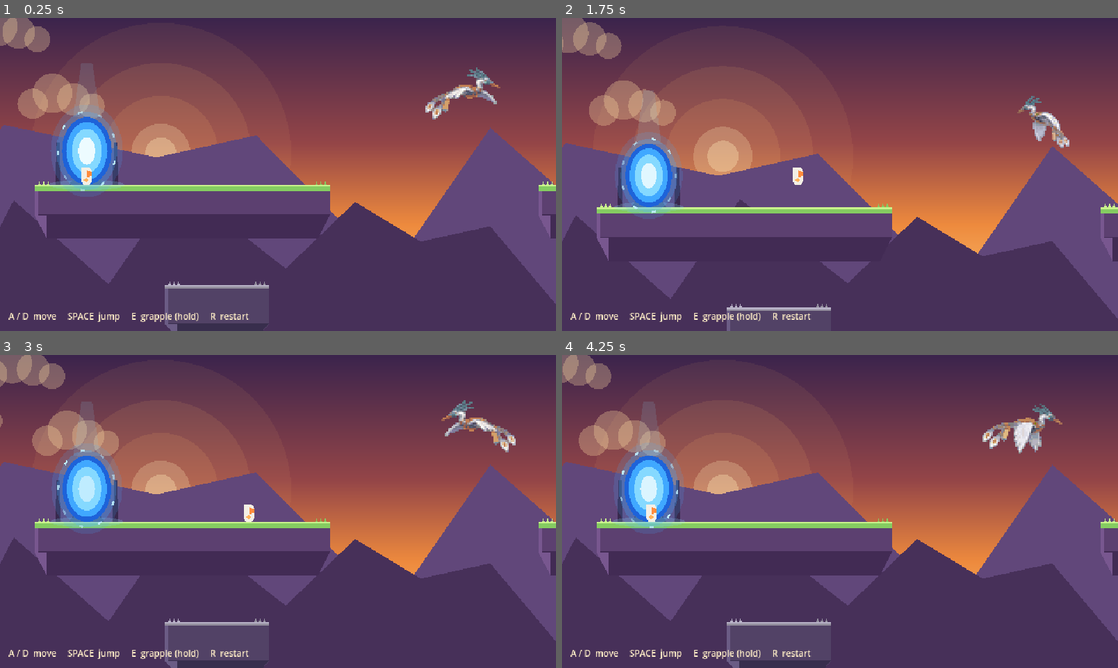
Above: before the commit, frames 1-4 (two rows, left to right).
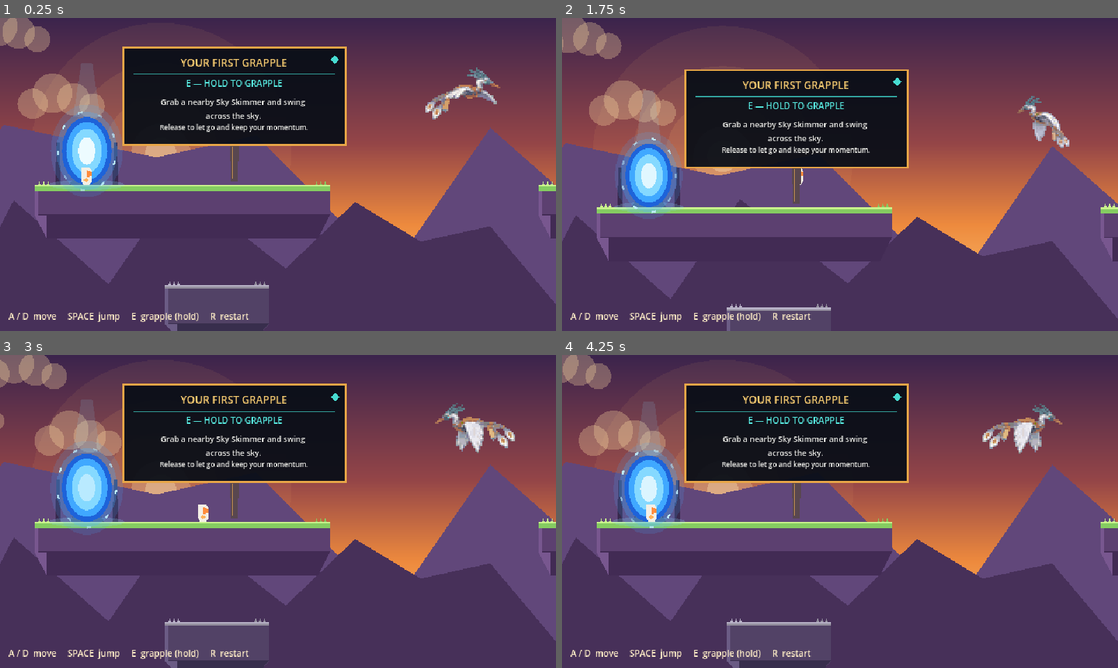
Above: after the commit, the same moments.

Repository: sebastiannovia/EclipseGameSebastian
Game: Godot game, scene res://scenes/Main.tscn
Same seed, same stepped clock (60 frames per second), same inputs: the game is played once before the commit and once after it.
Inputs (mouse positions are in pixels of both pictures, inside the frame that each line leads up to):
- Up to frame 1 (0.25 s): no input
- Up to frame 2 (1.75 s): tap Enter (tutorial_confirm, bound only before the commit) at 0.5, 0.8, 1.35 s; move the mouse to (962, 158) at 0.52 s; hold D (move_right) from 0.53 s (still down); tap E (grapple) at 0.6, 1.55 s; click (962, 158) at 0.67 s; tap Space (jump) at 0.77, 1.07, 1.52 s; move the mouse to (728, 190) at 1.27 s
- Up to frame 3 (3 s): tap Space (jump) at 1.82 s; move the mouse to (333, 442) at 2.02 s; release D (move_right) at 2.03 s; hold A (move_left) 2.03-2.78 s; tap E (grapple) at 2.1 s; tap Enter (tutorial_confirm, bound only before the commit) at 2.3, 2.85 s; move the mouse to (250, 574) at 2.77 s; hold D (move_right) from 2.78 s (still down); click (250, 574) at 2.92 s
- Up to frame 4 (4.25 s): keep holding D (move_right); tap Space (jump) at 3.02, 3.32, 3.77, 4.07 s; tap E (grapple) at 3.05, 3.6 s; move the mouse to (1006, 558) at 3.52 s; tap Enter (tutorial_confirm, bound only before the commit) at 3.8 s; tap R (restart) at 4.15 s

The runs differ from the first frame. In frame 1, 13% of the frame differs, in the area x 22-63%, y 9-53%; in frame 2, 13%; in frame 3, 15%, in the area x 0-93%, y 0-56%; in frame 4, 13%.

Commit message:
Replace grapple tutorial with world sign

Diff:
--- a/project.godot
+++ b/project.godot
@@ -54,12 +54,6 @@
 , Object(InputEventJoypadMotion,"resource_local_to_scene":false,"resource_name":"","device":-1,"axis":5,"axis_value":1.0)
 ]
 }
-tutorial_confirm={
-"deadzone": 0.5,
-"events": [Object(InputEventKey,"resource_local_to_scene":false,"resource_name":"","device":16,"window_id":0,"alt_pressed":false,"shift_pressed":false,"ctrl_pressed":false,"meta_pressed":false,"pressed":false,"keycode":0,"physical_keycode":4194309,"key_label":0,"unicode":0,"location":0,"echo":false,"script":null)
-, Object(InputEventJoypadButton,"resource_local_to_scene":false,"resource_name":"","device":-1,"button_index":0,"pressure":0.0,"pressed":false)
-]
-}
 restart={
 "deadzone": 0.5,
 "events": [Object(InputEventKey,"resource_local_to_scene":false,"resource_name":"","device":16,"window_id":0,"alt_press …(190 unchanged characters)…
--- a/scenes/levels/Level_01.tscn
+++ b/scenes/levels/Level_01.tscn
@@ -73,21 +73,6 @@
 
 [sub_resource type="RectangleShape2D" id="RectDeathPlane"]
 size = Vector2(5800, 24)
-
-[sub_resource type="RectangleShape2D" id="RectTutorialTrigger"]
-size = Vector2(180, 100)
-
-[sub_resource type="StyleBoxFlat" id="TutorialPanelStyle"]
-bg_color = Color(0.055, 0.075, 0.12, 0.98)
-border_width_left = 2
-border_width_top = 2
-border_width_right = 2
-border_width_bottom = 2
-border_color = Color(0.93, 0.68, 0.29, 1)
-corner_radius_top_left = 5
-corner_radius_top_right = 5
-corner_radius_bottom_right = 5
-corner_radius_bottom_left = 5
 
 [node name="Level_01" type="Node2D" unique_id=485609847]
 script = ExtResource("1_level")
@@ -466,90 +451,52 @@
 [node name="CollisionShape2D" type="CollisionShape2D" parent="DeathPlane" unique_id=503849668]
 shape = SubResource("RectDeathPlane")
 
-[node name="GrappleTutorialTrigger" type="Area2D" parent="." unique_id=124649406]
-position = Vector2(407, -28)
-collision_layer = 0
-
-[node name="CollisionShape2D" type="CollisionShape2D" parent="GrappleTutorialTrigger" unique_id=1721320473]
-position = Vector2(1, 0)
-shape = SubResource("RectTutorialTrigger")
-
-[node name="GrappleTutorialUI" type="CanvasLayer" parent="." unique_id=1522988834]
-process_mode = 2
-layer = 20
-visible = false
+[node name="GrappleTutorialSign" type="Node2D" parent="." unique_id=1549187665]
+z_index = 15
+texture_filter = 1
+position = Vector2(270, -100)
 script = ExtResource("7_tutorial")
 
-[node name="Panel" type="PanelContainer" parent="GrappleTutorialUI" unique_id=171046528]
-anchors_preset = 8
-anchor_left = 0.5
-anchor_top = 0.5
-anchor_right = 0.5
-anchor_bottom = 0.5
-offset_left = -210.0
-offset_top = -126.0
-offset_right = 210.0
-offset_bottom = 126.0
-grow_horizontal = 2
-grow_vertical = 2
-theme_override_styles/panel = SubResource("TutorialPanelStyle")
-
-[node name="Content" type="VBoxContainer" parent="GrappleTutorialUI/Panel" unique_id=2108914732]
-layout_mode = 2
-theme_override_constants/separation = 8
-
-[node name="Title" type="Label" parent="GrappleTutorialUI/Panel/Content" unique_id=1090401690]
-layout_mode = 2
+[node name="Title" type="Label" parent="GrappleTutorialSign" unique_id=554717701]
+offset_left = -118.0
+offset_top = -49.0
+offset_right = 118.0
+offset_bottom = -30.0
 theme_override_colors/font_color = Color(1, 0.82, 0.45, 1)
-theme_override_font_sizes/font_size = 18
+theme_override_font_sizes/font_size = 12
 text = "YOUR FIRST GRAPPLE"
 horizontal_alignment = 1
 
-[node name="Message" type="Label" parent="GrappleTutorialUI/Panel/Content" unique_id=397176047]
-layout_mode = 2
+[node name="Control" type="Label" parent="GrappleTutorialSign" unique_id=1410038493]
+offset_left = -118.0
+offset_top = -24.0
+offset_right = 118.0
+offset_bottom = -7.0
+theme_override_colors/font_color = Color(0.35, 0.94, 0.9, 1)
+theme_override_font_sizes/font_size = 10
+text = "E — HOLD TO GRAPPLE"
+horizontal_alignment = 1
+
+[node name="Message" type="Label" parent="GrappleTutorialSign" unique_id=1774202934]
+offset_left = -119.0
+offset_top = -2.0
+offset_right = 117.0
+offset_bottom = 27.0
 theme_override_colors/font_color = Color(0.96, 0.96, 0.94, 1)
-theme_override_font_sizes/font_size = 13
-text = "Hold the trigger to grab a nearby Sky Skimmer
-and swing across the sky."
+theme_override_font_sizes/font_size = 9
+text = "Grab a nearby Sky Skimmer and swing
+across the sky."
 horizontal_alignment = 1
 
-[node name="KeyRow" type="HBoxContainer" parent="GrappleTutorialUI/Panel/Content" unique_id=2044038385]
-layout_mode = 2
-theme_override_constants/separation = 14
-alignment = 1
-
-[node name="Keycap" type="PanelContainer" parent="GrappleTutorialUI/Panel/Content/KeyRow" unique_id=886072104]
-custom_minimum_size = Vector2(68, 52)
-layout_mode = 2
-
-[node name="E" type="Label" parent="GrappleTutorialUI/Panel/Content/KeyRow/Keycap" unique_id=2054321028]
-layout_mode = 2
-theme_override_colors/font_color = Color(0.35, 0.94, 0.9, 1)
-theme_override_font_sizes/font_size = 32
-text = "E"
-horizontal_alignment = 1
-vertical_alignment = 1
-
-[node name="HoldLabel" type="Label" parent="GrappleTutorialUI/Panel/Content/KeyRow" unique_id=383311708]
-layout_mode = 2
-theme_override_colors/font_color = Color(0.35, 0.94, 0.9, 1)
-theme_override_font_sizes/font_size = 14
-text = "— HOLD TO GRAPPLE"
-
-[node name="ReleaseMessage" type="Label" parent="GrappleTutorialUI/Panel/Content" unique_id=207848275]
-layout_mode = 2
+[node name="ReleaseMessage" type="Label" parent="GrappleTutorialSign" unique_id=827088776]
+offset_left = -118.0
+offset_top = 28.0
+offset_right = 118.0
+offset_bottom = 47.0
 theme_override_colors/font_color = Color(0.96, 0.96, 0.94, 1)
-theme_override_font_sizes/font_size = 12
+theme_override_font_sizes/font_size = 8
 text = "Release to let go and keep your momentum."
 horizontal_alignment = 1
-
-[node name="Continue" type="Button" parent="GrappleTutorialUI/Panel/Content" unique_id=2060430919]
-custom_minimum_size = Vector2(120, 30)
-layout_mode = 2
-focus_mode = 2
-theme_override_colors/font_color = Color(1, 0.82, 0.45, 1)
-theme_override_font_sizes/font_size = 12
-text = "CONTINUE"
 
 [node name="Player" parent="." unique_id=488134938 instance=ExtResource("5_player")]
 position = Vector2(100, 0)
--- a/scripts/levels/grapple_tutorial.gd
+++ b/scripts/levels/grapple_tutorial.gd
@@ -1,80 +1,48 @@
-extends CanvasLayer
+extends Node2D
 class_name GrappleTutorial
 
-const ACTION_CONFIRM := &"tutorial_confirm"
-const ACTION_RESTART := &"restart"
+@onready var _control: Label = get_node("Control") as Label
 
-var _pending_dismiss: bool = false
-var _waiting_for_confirm_release: bool = false
-@onready var _message: Label = get_node("Panel/Content/Message") as Label
-@onready var _continue: Button = get_node("Panel/Content/Continue") as Button
-@onready var _key_label: Label = get_node("Panel/Content/KeyRow/Keycap/E") as Label
-@onready var _hold_label: Label = get_node("Panel/Content/KeyRow/HoldLabel") as Label
+var _completed: bool = false
 
 
 func _ready() -> void:
-	_continue.pressed.connect(_on_continue_pressed)
+	_control.text = "E — HOLD TO GRAPPLE"
+
+
+func set_controller_prompts(controller: bool) -> void:
+	if _completed:
+		return
+	_control.text = "RT — HOLD TO GRAPPLE" if controller else "E — HOLD TO GRAPPLE"
+
+
+func fade_out() -> void:
+	if _completed:
+		return
+	_completed = true
+	var tween: Tween = create_tween()
+	tween.tween_property(self, "modulate:a", 0.0, 0.8)
+	tween.tween_callback(_hide_sign)
+
+
+func _hide_sign() -> void:
 	visible = false
 
 
-func _exit_tree() -> void:
-	var scene_tree: SceneTree = get_tree()
-	if scene_tree != null:
-		scene_tree.paused = false
+func _draw() -> void:
+	# A short stone post ties the inscription to the starting island.
+	draw_colored_polygon(PackedVector2Array([
+		Vector2(-5.0, 50.0), Vector2(5.0, 50.0),
+		Vector2(4.0, 96.0), Vector2(-4.0, 96.0),
+	]), Color(0.35, 0.28, 0.31, 1.0))
+	draw_line(Vector2(-2.0, 56.0), Vector2(-2.0, 93.0), Color(0.78, 0.57, 0.31, 1.0), 1.0)
 
-
-func show_tutorial() -> void:
-	_pending_dismiss = false
-	_waiting_for_confirm_release = false
-	visible = true
-	get_tree().paused = true
-	_continue.grab_focus()
-
-
-func set_controller_prompts(controller: bool) -> void:
-	_key_label.text = "RT" if controller else "E"
-	_hold_label.text = "— HOLD TO GRAPPLE"
-	_message.text = "Hold the trigger to grab a nearby Sky Skimmer\nand swing across the sky."
-	_continue.text = "CONTINUE"
-
-
-func _input(event: InputEvent) -> void:
-	if not visible:
-		return
-	if event is InputEventJoypadButton and event.is_pressed():
-		set_controller_prompts(true)
-	elif event is InputEventJoypadMotion and absf((event as InputEventJoypadMotion).axis_value) > 0.35:
-		set_controller_prompts(true)
-	elif event is InputEventKey and event.is_pressed() and not event.is_echo():
-		set_controller_prompts(false)
-
-	if event.is_action_pressed(ACTION_RESTART):
-		get_viewport().set_input_as_handled()
-		get_tree().paused = false
-		get_tree().call_deferred("reload_current_scene")
-		return
-	if event.is_action_pressed(ACTION_CONFIRM):
-		_pending_dismiss = false
-		_waiting_for_confirm_release = true
-		get_viewport().set_input_as_handled()
-	elif _waiting_for_confirm_release and event.is_action_released(ACTION_CONFIRM):
-		_waiting_for_confirm_release = false
-		_pending_dismiss = true
-		get_viewport().set_input_as_handled()
-
-
-func _on_continue_pressed() -> void:
-	_pending_dismiss = true
-	get_viewport().set_input_as_handled()
-
-
-func _process(_delta: float) -> void:
-	if not _pending_dismiss or _waiting_for_confirm_release or Input.is_action_pressed(ACTION_CONFIRM):
-		return
-	_pending_dismiss = false
-	_finish_tutorial()
-
-
-func _finish_tutorial() -> void:
-	visible = false
-	get_tree().paused = false
+	var panel: Rect2 = Rect2(Vector2(-128.0, -58.0), Vector2(256.0, 112.0))
+	draw_rect(panel, Color(0.035, 0.055, 0.09, 0.94), true)
+	draw_rect(panel, Color(0.91, 0.65, 0.28, 1.0), false, 2.0)
+	draw_line(Vector2(-116.0, -27.0), Vector2(116.0, -27.0), Color(0.22, 0.72, 0.69, 0.9), 1.0)
+	# Small turquoise diamond gives the old marker a magical accent.
+	draw_colored_polygon(PackedVector2Array([
+		Vector2(116.0, -49.0), Vector2(121.0, -44.0),
+		Vector2(116.0, -39.0), Vector2(111.0, -44.0),
+	]), Color(0.28, 0.86, 0.82, 1.0))
--- a/scripts/levels/level_01.gd
+++ b/scripts/levels/level_01.gd
@@ -54,6 +54,7 @@
 const LIMIT_TOP: float = -300.0
 const LIMIT_RIGHT: float = 5560.0
 const LIMIT_BOTTOM: float = 200.0
+const TUTORIAL_END_X: float = 760.0 ## past the first Sky Skimmer encounter
 
 const HINT_SECONDS: float = 8.0 ## the control hint fades out after this much playing time
 
@@ -69,13 +70,11 @@
 @onready var _time_label: Label = get_node("VictoryUI/Center/Box/TimeLabel") as Label
 @onready var _restart_button: Button = get_node("VictoryUI/Center/Box/RestartButton") as Button
 @onready var _hint: Label = get_node("HudLayer/Hint") as Label
-@onready var _tutorial_key_label: Label = get_node("GrappleTutorialUI/Panel/Content/KeyRow/Keycap/E") as Label
-@onready var _tutorial_trigger: Area2D = get_node("GrappleTutorialTrigger") as Area2D
-@onready var _tutorial_ui: GrappleTutorial = get_node("GrappleTutorialUI") as GrappleTutorial
+@onready var _tutorial_ui: GrappleTutorial = get_node("GrappleTutorialSign") as GrappleTutorial
 
 var _state: State = State.PLAYING
 var _elapsed: float = 0.0
-var _tutorial_shown: bool = false
+var _tutorial_completed: bool = false
 var _controller_prompts: bool = false
 
 
@@ -87,7 +86,7 @@
 
 	_death_plane.body_entered.connect(_on_death)
 	_exit_area.body_entered.connect(_on_exit)
-	_tutorial_trigger.body_entered.connect(_on_tutorial_triggered)
+	_player.grapple_attached.connect(_on_first_grapple_attached)
 	_restart_button.pressed.connect(_restart)
 	_victory.visible = false
 	_update_control_prompts()
@@ -112,21 +111,21 @@
 
 
 func _update_control_prompts() -> void:
-	if _hint == null or _tutorial_ui == null or _tutorial_key_label == null:
+	if _hint == null or _tutorial_ui == null:
 		return
 	if _controller_prompts:
 		_hint.text = "LEFT STICK — MOVE     A — JUMP     RT — HOLD TO GRAPPLE     MENU — RESTART"
-		_tutorial_key_label.text = "RT"
 		_tutorial_ui.set_controller_prompts(true)
 	else:
 		_hint.text = "A / D  move     SPACE  jump     E  grapple (hold)     R  restart"
-		_tutorial_key_label.text = "E"
 		_tutorial_ui.set_controller_prompts(false)
 
 
 func _process(delta: float) -> void:
 	if _state == State.PLAYING:
 		_elapsed += delta
+		if not _tutorial_completed and _player.global_position.x >= TUTORIAL_END_X:
+			_complete_tutorial_sign()
 	if _hint.visible:
 		if _elapsed > HINT_SECONDS:
 			_hint.modulate.a = maxf(0.0, _hint.modulate.a - delta * 1.5)
@@ -179,9 +178,12 @@
 	_victory.visible = true
 
 
-func _on_tutorial_triggered(body: Node2D) -> void:
-	if body != _player or _tutorial_shown:
+func _on_first_grapple_attached(_creature: Node2D) -> void:
+	_complete_tutorial_sign()
+
+
+func _complete_tutorial_sign() -> void:
+	if _tutorial_completed:
 		return
-	_tutorial_shown = true
-	_tutorial_trigger.set_deferred("monitoring", false)
-	_tutorial_ui.show_tutorial()
+	_tutorial_completed = true
+	_tutorial_ui.fade_out()
